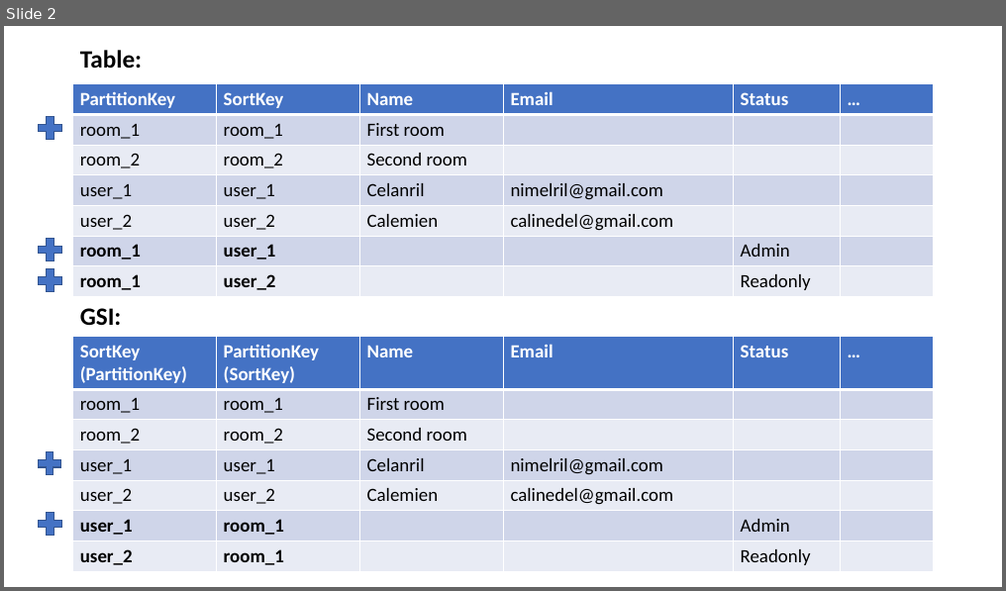
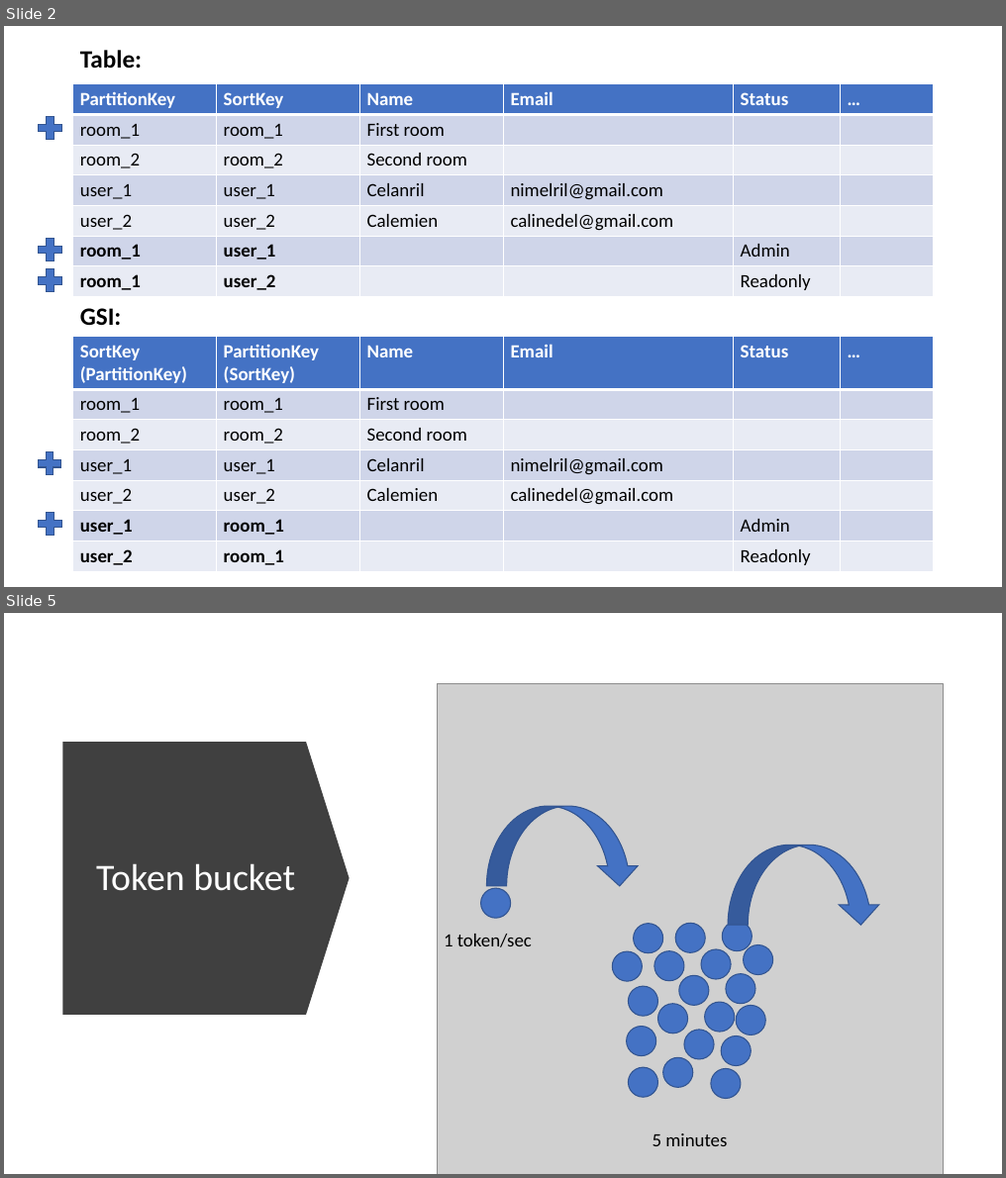
Before and after one commit to mokus/dynamodb_cdk_adjacency_list, a slide deck: presentation/Adjacency List.pptx. Shown one above the other, each under a label of ours: slide 2 before the commit, slides 2 and 5 after it; the slides between them are not shown. The pictures are 1006x591 and 1006x1178 pixels, drawn with LibreOffice and Linux fonts; fonts in the diff are those of the drawing; grey boxes stand for pictures. Boxes give left, top, right and bottom in pixels: in the first picture for what was removed or moved away, otherwise in the second. Text is boxed around its words. In the diff, an @@ line names an element or a change of style, - is before the commit and + after.

```diff
--- a/presentation/Adjacency List.pptx
+++ b/presentation/Adjacency List.pptx
@@ slide 5 added at [4, 613, 1002, 1174], background #FFFFFF @@
@@ picture added at [438, 683, 944, 1174] @@
@@ down arrow added at [63, 742, 350, 1015], fill #404040 @@
@@ curved up arrow added at [487, 806, 640, 886], fill #4472C4, outline #325491 1 pt @@
@@ curved up arrow added at [728, 845, 880, 925], fill #4472C4, outline #325491 1 pt @@
@@ title added at [96, 863, 295, 891], 36 pt, text #FFFFFF @@
+Token bucket
@@ ellipse added at [481, 888, 511, 919], fill #4472C4, outline #325491 1 pt @@
@@ text added at [444, 934, 532, 948], 18 pt, text #000000 @@
+1 token/sec
@@ ellipse added at [634, 924, 663, 954], fill #4472C4, outline #325491 1 pt @@
@@ ellipse added at [675, 923, 706, 953], fill #4472C4, outline #325491 1 pt @@
@@ ellipse added at [722, 922, 751, 952], fill #4472C4, outline #325491 1 pt @@
@@ ellipse added at [613, 952, 643, 981], fill #4472C4, outline #325491 1 pt @@
@@ ellipse added at [654, 952, 684, 981], fill #4472C4, outline #325491 1 pt @@
@@ ellipse added at [701, 950, 731, 980], fill #4472C4, outline #325491 1 pt @@
@@ ellipse added at [744, 946, 773, 975], fill #4472C4, outline #325491 1 pt @@
@@ ellipse added at [629, 986, 658, 1017], fill #4472C4, outline #325491 1 pt @@
@@ ellipse added at [679, 976, 709, 1006], fill #4472C4, outline #325491 1 pt @@
@@ ellipse added at [726, 973, 755, 1004], fill #4472C4, outline #325491 1 pt @@
@@ ellipse added at [626, 1026, 656, 1057], fill #4472C4, outline #325491 1 pt @@
@@ ellipse added at [658, 1004, 688, 1034], fill #4472C4, outline #325491 1 pt @@
@@ ellipse added at [705, 1002, 735, 1032], fill #4472C4, outline #325491 1 pt @@
@@ ellipse added at [737, 1005, 766, 1035], fill #4472C4, outline #325491 1 pt @@
@@ ellipse added at [663, 1058, 693, 1087], fill #4472C4, outline #325491 1 pt @@
@@ ellipse added at [684, 1030, 715, 1059], fill #4472C4, outline #325491 1 pt @@
@@ ellipse added at [721, 1036, 751, 1065], fill #4472C4, outline #325491 1 pt @@
@@ ellipse added at [629, 1067, 658, 1097], fill #4472C4, outline #325491 1 pt @@
@@ ellipse added at [711, 1069, 741, 1099], fill #4472C4, outline #325491 1 pt @@
@@ text added at [652, 1134, 727, 1147], 18 pt, text #000000 @@
+5 minutes
```
Also in this commit, not shown: 1 slide changed, 1 other slide added.
